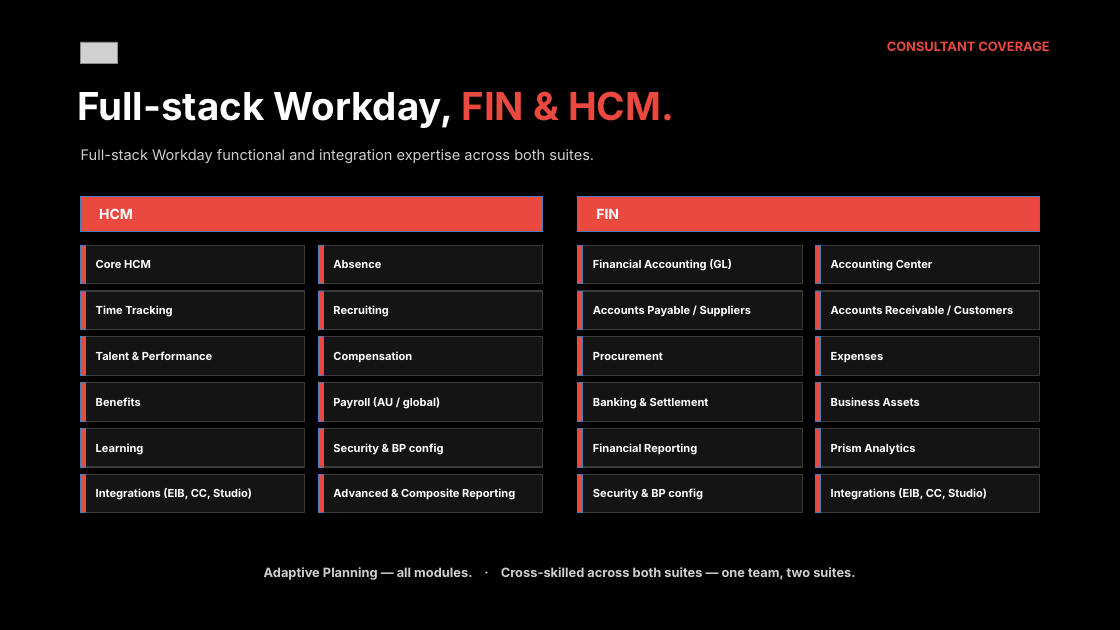
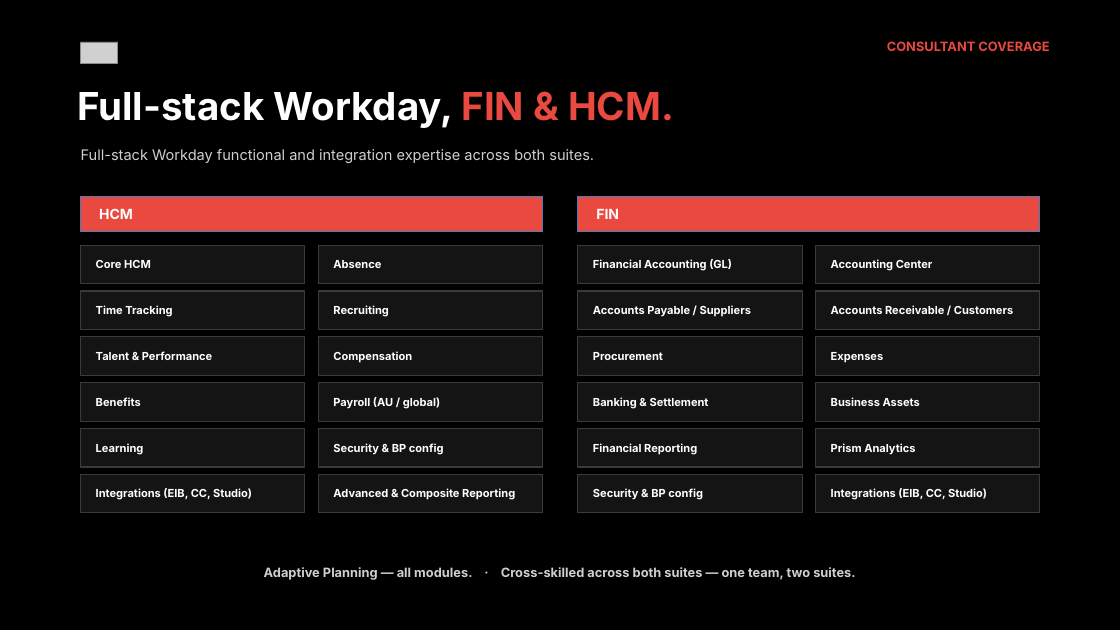
Before and after one commit to danielzrno/claude, a slide deck: slide 14 of design-system/standard/Mivada_Standard_Dark.pptx. Drawn at 1120x630 pixels with LibreOffice and Linux fonts; fonts in the diff are those of the drawing; grey boxes stand for pictures. Boxes give left, top, right and bottom in pixels: in the first picture for what was removed or moved away, otherwise in the second. Text is boxed around its words. In the diff, an @@ line names an element or a change of style, - is before the commit and + after.

```diff
--- a/design-system/standard/Mivada_Standard_Dark.pptx
+++ b/design-system/standard/Mivada_Standard_Dark.pptx
@@ rectangle removed at [81,245,86,284] @@
@@ rectangle removed at [318,245,323,284] @@
@@ rectangle removed at [578,245,583,284] @@
@@ rectangle removed at [816,245,821,284] @@
@@ rectangle removed at [81,291,86,329] @@
@@ rectangle removed at [318,291,323,329] @@
@@ rectangle removed at [578,291,583,329] @@
@@ rectangle removed at [816,291,821,329] @@
@@ rectangle removed at [81,337,86,376] @@
@@ rectangle removed at [318,337,323,376] @@
@@ rectangle removed at [578,337,583,376] @@
@@ rectangle removed at [816,337,821,376] @@
@@ rectangle removed at [81,382,86,421] @@
@@ rectangle removed at [318,382,323,421] @@
@@ rectangle removed at [578,382,583,421] @@
@@ rectangle removed at [816,382,821,421] @@
@@ rectangle removed at [81,429,86,467] @@
@@ rectangle removed at [318,429,323,467] @@
@@ rectangle removed at [578,429,583,467] @@
@@ rectangle removed at [816,429,821,467] @@
@@ rectangle removed at [81,474,86,513] @@
@@ rectangle removed at [318,474,323,513] @@
@@ rectangle removed at [578,474,583,513] @@
@@ rectangle removed at [816,474,821,513] @@
```
Also in this commit, not shown: 5 other slides changed, 16 other files.
